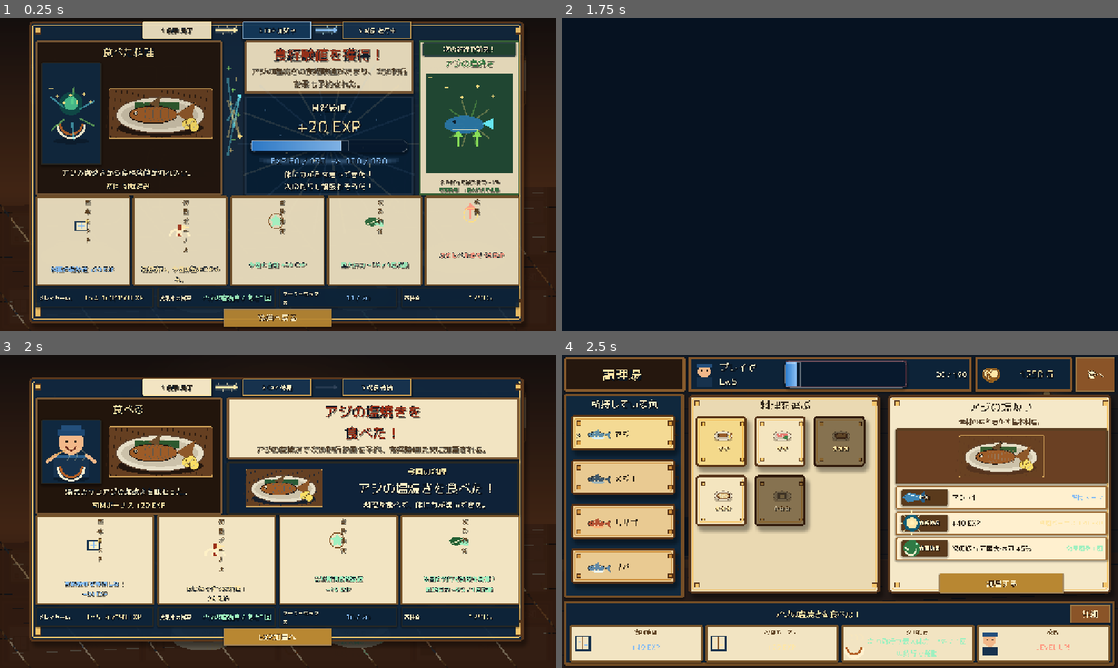
Above: before the commit, frames 1-4 (two rows, left to right).
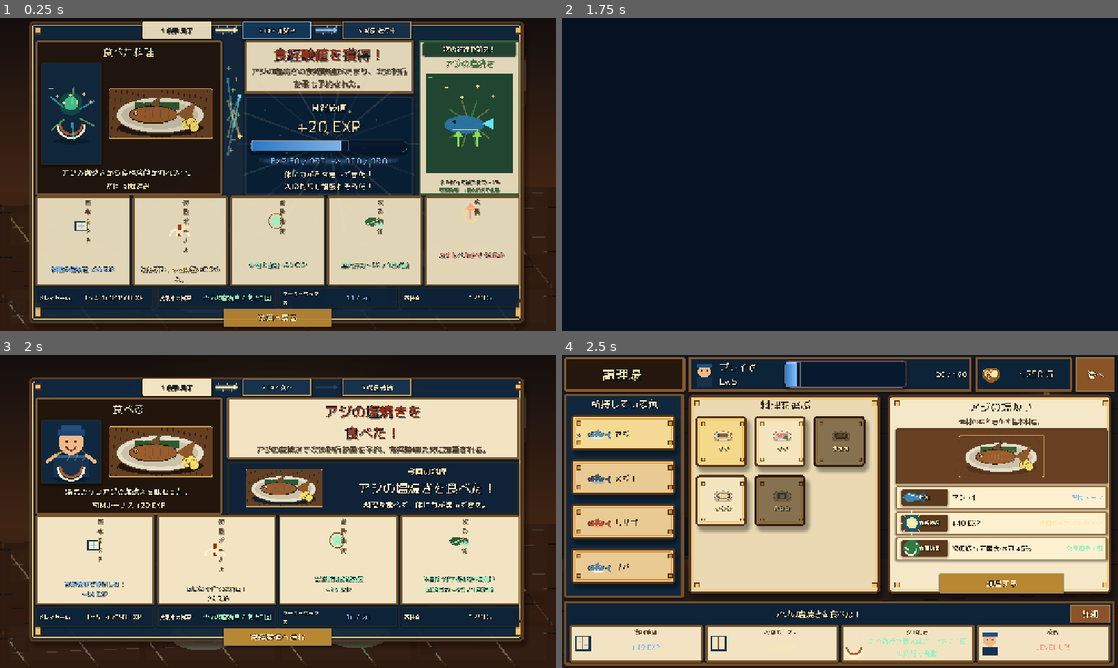
Above: after the commit, the same moments.

Repository: RYUKOU-OKUMURA/tsuri_quest_umi_mvp
Game: Godot game, scene res://tools/cooking_content_audit.tscn
The game is run twice, just before and just after one commit, with the same random seed, the same clock (stepped at 60 frames per second) and the same inputs. This scene is started directly instead of the project's main scene.
Inputs:
- Up to frame 1 (0.25 s): no input
- Up to frame 2 (1.75 s): click "港へ" at 0.5 s; click "調理する" at 1.25 s
- Up to frame 3 (2 s): no input
- Up to frame 4 (2.5 s): click "EXP加算へ" (after the commit: "食経験値へ進む") at 2 s

Frames 1-2 are identical in both runs. In frame 3, 0.2% of the frame differs, in the area x 45-55%, y 9-92%; in frame 4, nothing differs.

Commit message:
Clarify meal result reward transition

Diff:
--- a/src/ui/components/cooking_reward_panel.gd
+++ b/src/ui/components/cooking_reward_panel.gd
@@ -581,7 +581,7 @@
 	_buff_label.text = "次回の釣行で効果を発揮！\n%s" % _buff_effect_text(buff)
 	_refresh_status_strip(result)
 	_set_reward_line_visible(_growth_label, false)
-	_confirm_button.text = "EXP加算へ"
+	_confirm_button.text = "食経験値へ進む"
 	_refresh_meal_steps()
 	_present()
 
@@ -868,7 +868,7 @@
 
 func _refresh_meal_steps() -> void:
 	_set_flow_step(0, "1 食事 完了", Color("#f2e4c2"), Palette.GOLD_BRIGHT, Color("#2a2118"))
-	_set_flow_step(1, "2 EXP 待機", Color("#17324d"), Palette.GOLD_DEEP, Palette.TEXT_BONE)
+	_set_flow_step(1, "2 EXP 次へ", Color("#17324d"), Palette.GOLD_DEEP, Palette.TEXT_BONE)
 	_set_flow_step(2, "3 成長 待機", Color("#17324d"), Palette.GOLD_DEEP, Palette.TEXT_BONE)
 	_set_flow_connector(0, "meal_to_exp")
 	_set_flow_connector(1, "idle")
--- a/tools/cooking_content_audit.gd
+++ b/tools/cooking_content_audit.gd
@@ -222,7 +222,7 @@
 		screen,
 		[
 			"食べた！",
-			"2 EXP 待機",
+			"2 EXP 次へ",
 			"3 成長 待機",
 			"食経験値は次に加算される",
 			"アジの塩焼きを食べた！",
@@ -243,7 +243,7 @@
 			"10 / 20",
 			"所持金",
 			"1250 G",
-			"EXP加算へ",
+			"食経験値へ進む",
 		]
 	)
 	await _expect_absent_texts(
Not shown, changed: docs/12_cooking_showcase_qa.md
